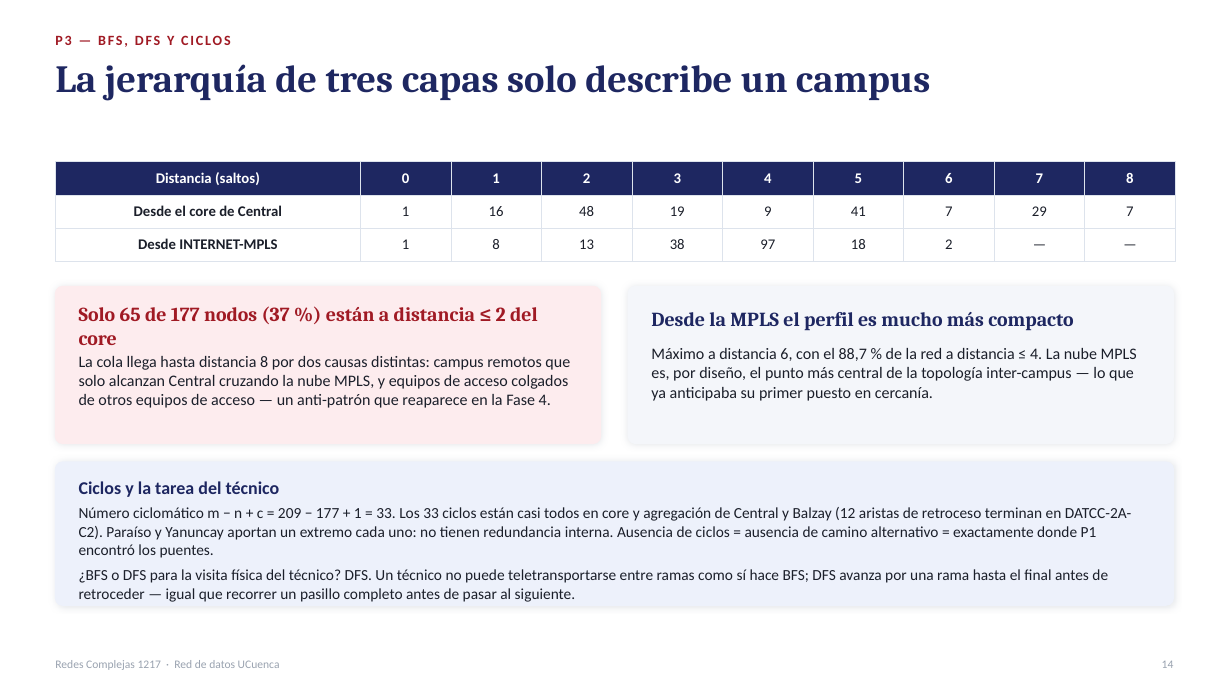
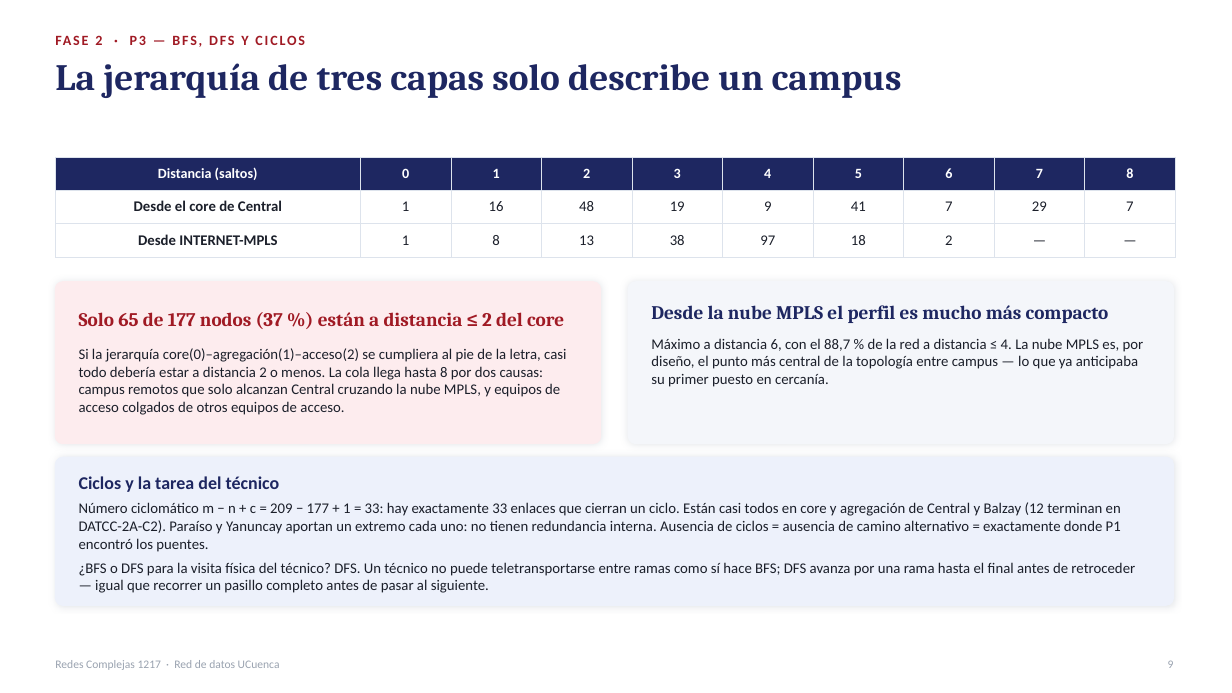
Before and after one commit to chino111160/redes-complejas-ucuenca, a slide deck: slide 9 of diapositivas/Presentacion_Redes_Complejas_RedUCuenca.pptx (slide 14 before the commit). Drawn at 1232x693 pixels with LibreOffice and Linux fonts; fonts in the diff are those of the drawing. Boxes give left, top, right and bottom in pixels: in the first picture for what was removed or moved away, otherwise in the second. Text is boxed around its words. In the diff, an @@ line names an element or a change of style, - is before the commit and + after.

```diff
--- a/diapositivas/Presentacion_Redes_Complejas_RedUCuenca.pptx
+++ b/diapositivas/Presentacion_Redes_Complejas_RedUCuenca.pptx
@@ text "La jerarquía de tres capas ..." at <box>55,63,902,98</box>: size 30 to 29 pt @@
@@ text at <box>95,35,248,45</box>: text changed @@
-P3 — BFS, DFS Y CICLOS
+FASE 2 · P3 — BFS, DFS Y CICLOS
@@ table at <box>55,157,1176,257</box> @@
@@ size 11.5 to 11 pt in "Distancia (saltos)", "0", "1", "2" and 6 more places @@
@@ table: place and size @@
-table at <box>55,162,1176,254</box>
+table at <box>55,157,1176,257</box>
@@ rounded rectangle: place and size @@
-rounded rectangle at <box>55,287,601,444</box>
+rounded rectangle at <box>55,282,601,444</box>
@@ text "Solo 65 de 177 nodos ..." at <box>79,312,564,329</box>: size 15.5 to 15 pt @@
@@ proportions changed in 3 elements at <box>55,457,1174,605</box>, <box>55,282,601,444</box>, <box>628,282,1174,444</box> @@
@@ rounded rectangle: place and size @@
-rounded rectangle at <box>628,287,1174,444</box>
+rounded rectangle at <box>628,282,1174,444</box>
@@ text at <box>651,305,1109,323</box>: text changed; size 15.5 to 15 pt @@
-Desde la MPLS el perfil es mucho más compacto
+Desde la nube MPLS el perfil es mucho más compacto
@@ text at <box>79,348,566,415</box>: text changed; size 12.5 to 11.5 pt @@
-La cola llega hasta distancia 8 por dos causas distintas: campus remotos que solo alcanzan Central cruzando la nube MPLS, y equipos de acceso colgados de otros equipos de acceso — un anti-patrón que reaparece en la Fase 4.
+Si la jerarquía core(0)–agregación(1)–acceso(2) se cumpliera al pie de la letra, casi todo debería estar a distancia 2 o menos. La cola llega hasta 8 por dos causas: campus remotos que solo alcanzan Central cruzando la nube MPLS, y equipos de acceso colgados de otros equipos de acceso.
@@ text at <box>651,338,1144,387</box>: text changed; size 12.5 to 11.5 pt @@
-Máximo a distancia 6, con el 88,7 % de la red a distancia ≤ 4. La nube MPLS es, por diseño, el punto más central de la topología inter-campus — lo que ya anticipaba su primer puesto en cercanía.
+Máximo a distancia 6, con el 88,7 % de la red a distancia ≤ 4. La nube MPLS es, por diseño, el punto más central de la topología entre campus — lo que ya anticipaba su primer puesto en cercanía.
@@ rounded rectangle: place and size @@
-rounded rectangle at <box>55,462,1174,605</box>
+rounded rectangle at <box>55,457,1174,605</box>
@@ text "Ciclos y la tarea del ...": place and size @@
-text "Ciclos y la tarea del ..." at <box>79,481,280,497</box>
+text "Ciclos y la tarea del ..." at <box>79,476,280,492</box>
@@ text at <box>79,502,1121,552</box>: text changed; size 12 to 11.5 pt @@
-Número ciclomático m − n + c = 209 − 177 + 1 = 33. Los 33 ciclos están casi todos en core y agregación de Central y Balzay (12 aristas de retroceso terminan en DATCC-2A-C2). Paraíso y Yanuncay aportan un extremo cada uno: no tienen redundancia interna. Ausencia de ciclos = ausencia de camino alternativo = exactamente donde P1 encontró los puentes.
+Número ciclomático m − n + c = 209 − 177 + 1 = 33: hay exactamente 33 enlaces que cierran un ciclo. Están casi todos en core y agregación de Central y Balzay (12 terminan en DATCC-2A-C2). Paraíso y Yanuncay aportan un extremo cada uno: no tienen redundancia interna. Ausencia de ciclos = ausencia de camino alternativo = exactamente donde P1 encontró los puentes.
@@ text at <box>79,562,1135,593</box>: size 12 to 11.5 pt in "¿BFS o DFS para la visita física ..." @@
@@ text at <box>1168,660,1174,668</box>: text changed @@
-14
+9
```
Also in this commit, not shown: 18 other slides changed, 10 slides removed.
